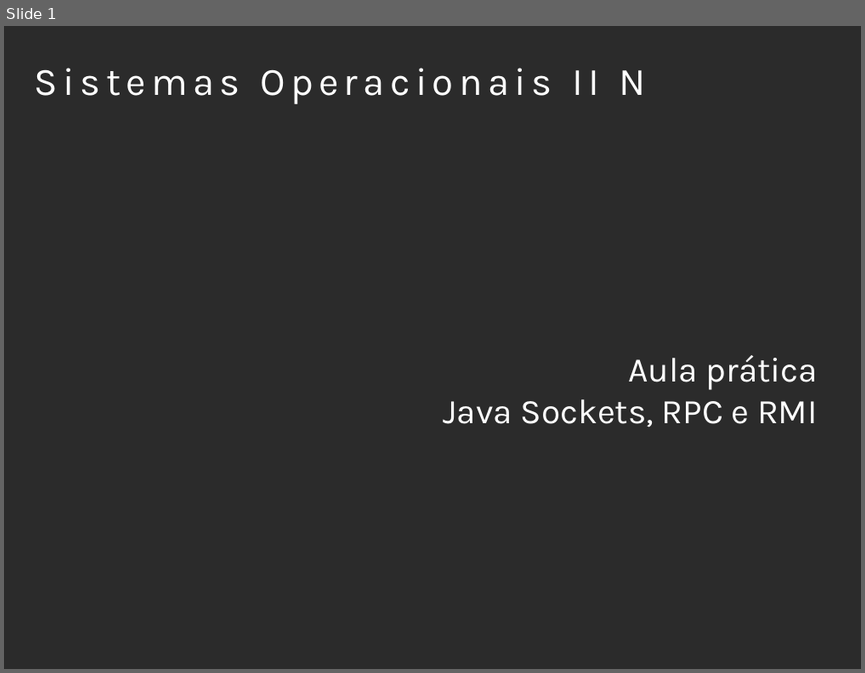
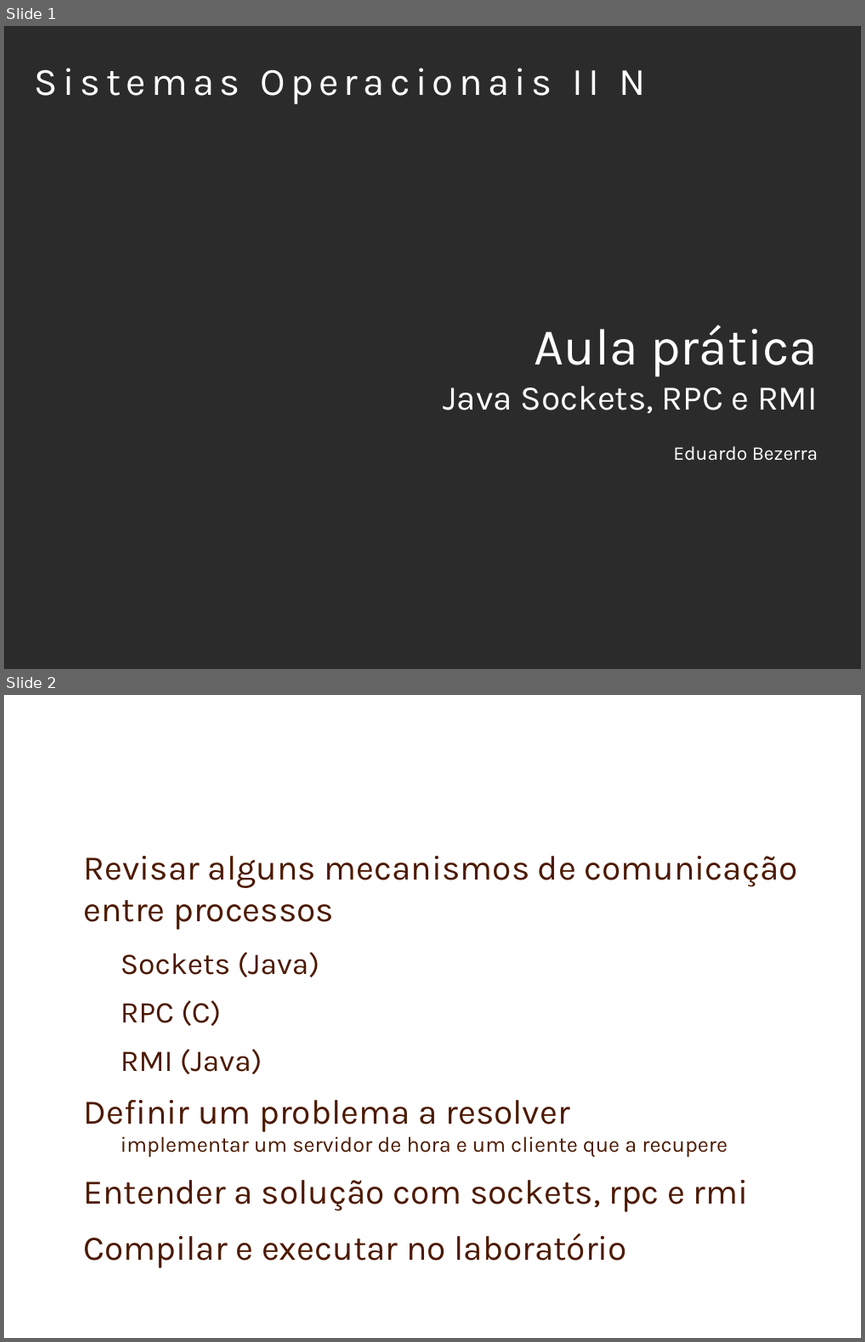
Before and after one commit to kdubezerra/kdubezerra, a slide deck: AD/slides.odp. Shown one above the other, each under a label of ours: slide 1 before the commit, slides 1 and 2 after it. The pictures are 865x673 and 865x1342 pixels, drawn with LibreOffice and Linux fonts; fonts in the diff are those of the drawing; background and template pictures are left out; a plain dark background stands for a picture behind light text. Boxes give left, top, right and bottom in pixels: in the first picture for what was removed or moved away, otherwise in the second. Text is boxed around its words. In the diff, an @@ line names an element or a change of style, - is before the commit and + after.

```diff
--- a/AD/slides.odp
+++ b/AD/slides.odp
@@ slide 2 added at (4,695,861,1338), background picture (left out) @@
@@ title added at (35,710,830,788), 36 pt, text #FFFFFF @@
+Roteiro da prática
@@ text added at (84,856,798,1268), 32 pt, text #4C1900 @@
+● Revisar alguns mecanismos de comunicação entre processos
+  − Sockets (Java)
+  − RPC (C)
+  − RMI (Java)
+● Definir um problema a resolver
+  − implementar um servidor de hora e um cliente que a recupere
+● Entender a solução com sockets, rpc e rmi
+● Compilar e executar no laboratório
@@ slide 1 changed as well @@
@@ subtitle at (534,324,817,377): size 32 to 48 pt in "Aula prática" @@
@@ subtitle at (673,446,818,460): paragraph added @@
+Eduardo Bezerra
```
Also in this commit, not shown: 1 other slide added, 1 slide removed.
